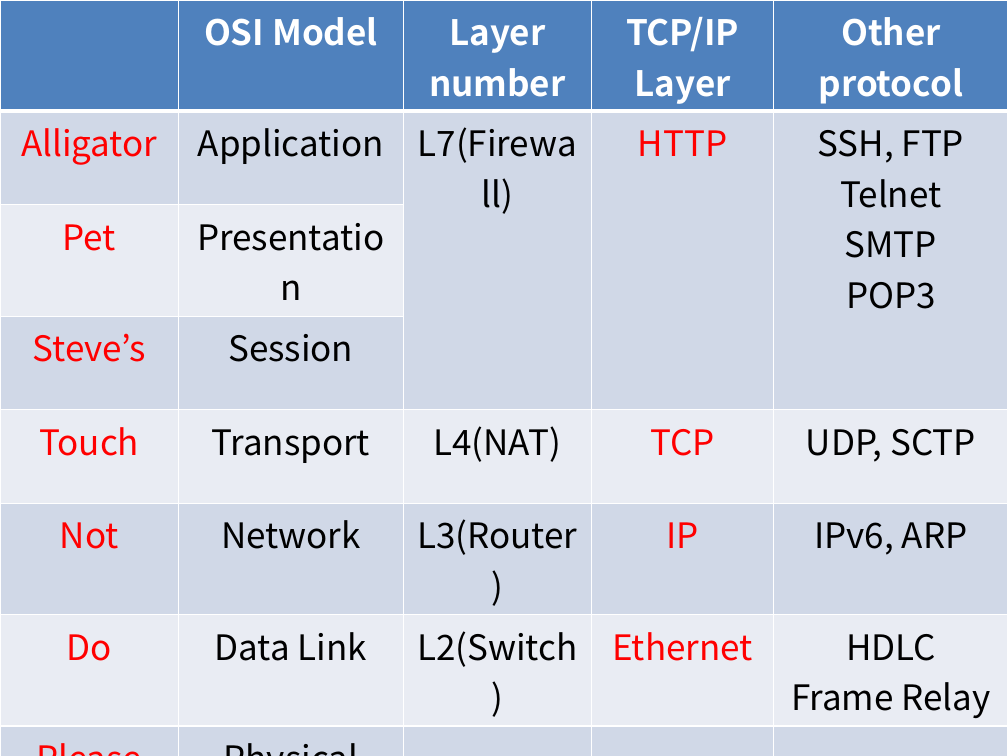
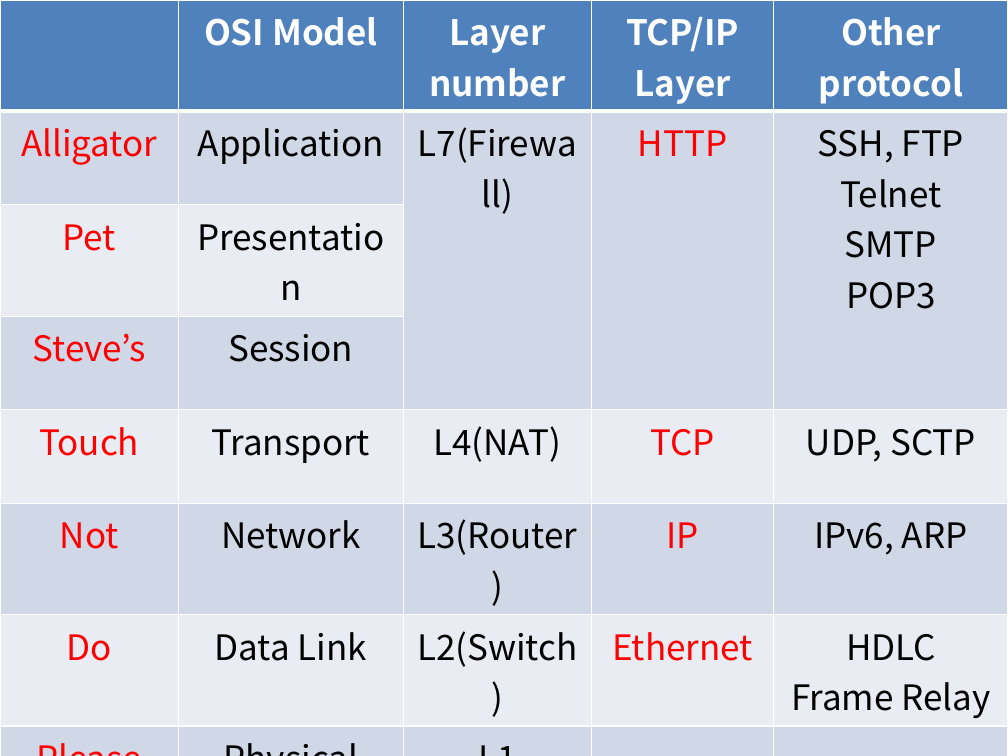
Before and after one commit to rltjfkrhgo/BoB_osi-and-tcp, a slide deck: slide 1 of osi-and-tcp.pptx. Drawn at 1008x756 pixels with LibreOffice and Linux fonts; fonts in the diff are those of the drawing. Boxes give left, top, right and bottom in pixels: in the first picture for what was removed or moved away, otherwise in the second. Text is boxed around its words. In the diff, an @@ line names an element or a change of style, - is before the commit and + after.

```diff
--- a/osi-and-tcp.pptx
+++ b/osi-and-tcp.pptx
@@ table at (x1=0, y1=0, x2=1008, y2=756) @@
-row 8, column 3: 
+row 8, column 3: L1
```
Also in this commit, not shown: 1 other file.
